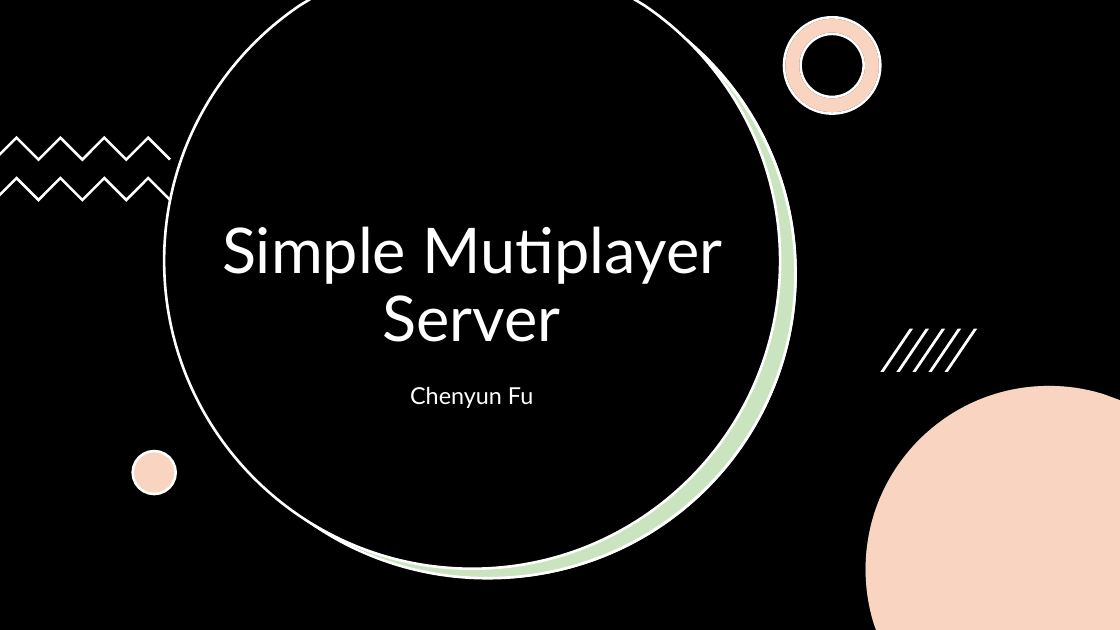
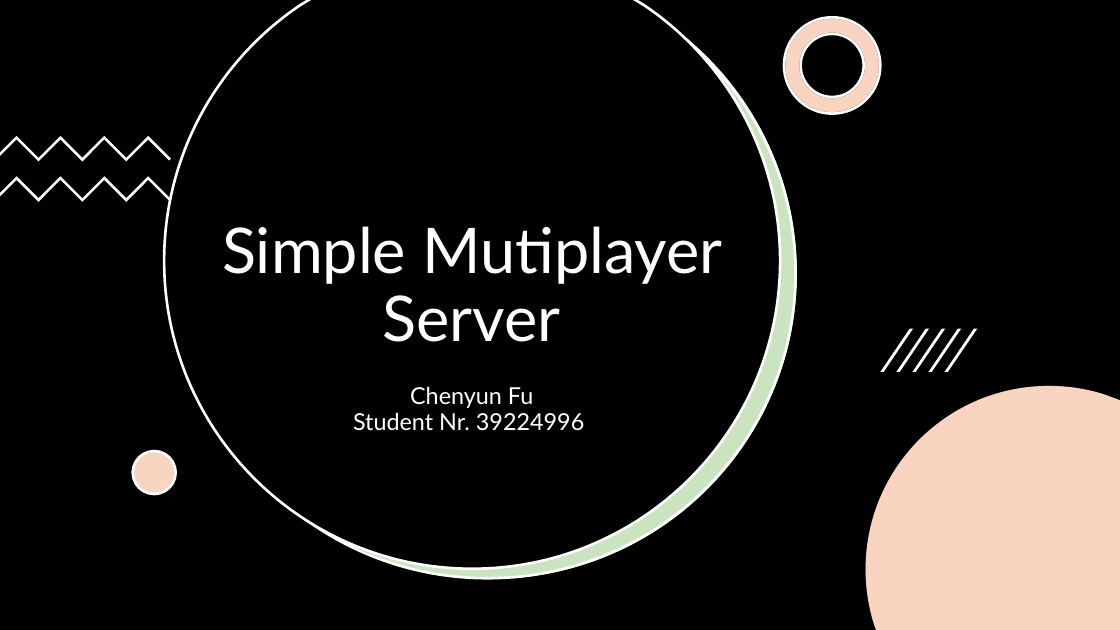
Before and after one commit to lzpmpc005/Simple_MOBA_Server_Simulator, a slide deck: slide 1 of Slides_and_Reports/personal project.pptx. Drawn at 1120x630 pixels with LibreOffice and Linux fonts; fonts in the diff are those of the drawing. Boxes give left, top, right and bottom in pixels: in the first picture for what was removed or moved away, otherwise in the second. Text is boxed around its words. In the diff, an @@ line names an element or a change of style, - is before the commit and + after.

```diff
--- a/Slides_and_Reports/personal project.pptx
+++ b/Slides_and_Reports/personal project.pptx
@@ subtitle at [353, 386, 584, 431]: text changed @@
-Chenyun Fu
+Chenyun Fu
+Student Nr. 39224996
```
Also in this commit, not shown: 4 other slides changed, 4 other files.
